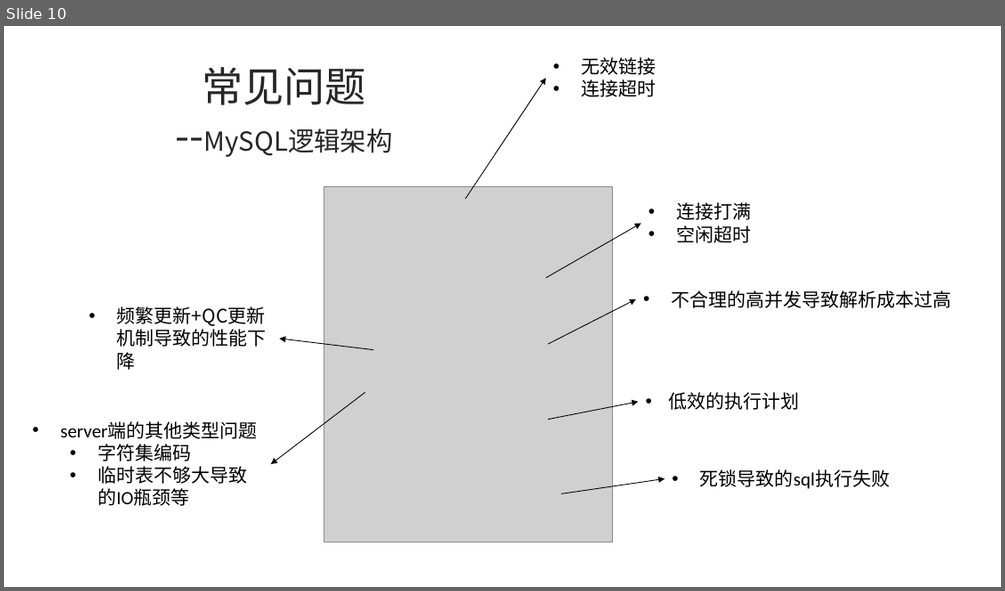
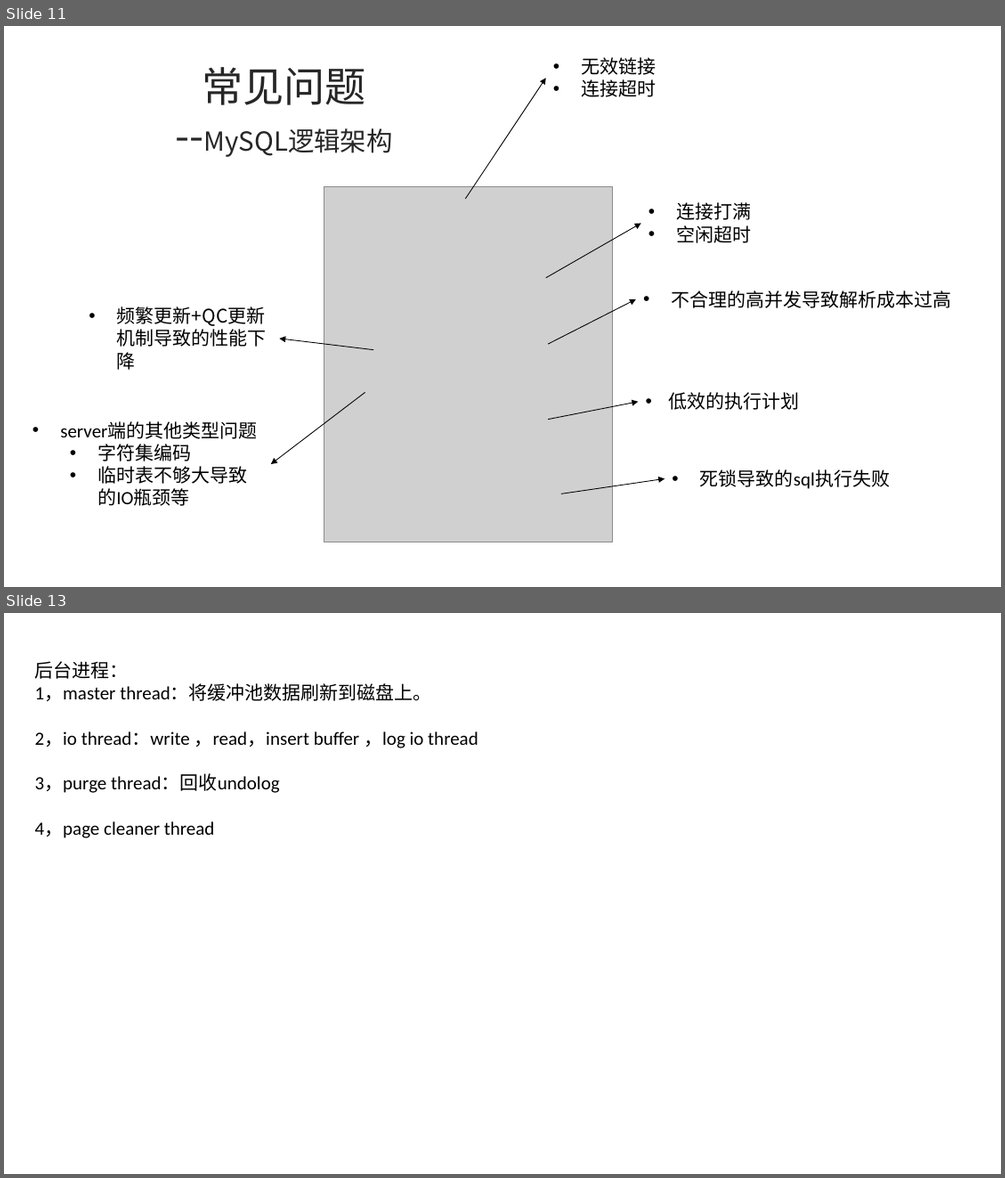
Before and after one commit to ronghuaihai/sharefiles, a slide deck: 数据库演示.pptx. Shown one above the other, each under a label of ours: slide 10 before the commit, slides 11 and 13 after it; the slides between them are not shown. The pictures are 1005x591 and 1005x1178 pixels, drawn with LibreOffice and Linux fonts; fonts in the diff are those of the drawing; grey boxes stand for pictures; background and template pictures are left out. Boxes give left, top, right and bottom in pixels: in the first picture for what was removed or moved away, otherwise in the second. Text is boxed around its words. In the diff, an @@ line names an element or a change of style, - is before the commit and + after.

```diff
--- a/数据库演示.pptx
+++ b/数据库演示.pptx
@@ slide 13 added at bbox=[4, 613, 1001, 1174], background picture (left out) @@
@@ text added at bbox=[35, 661, 478, 838], 18 pt, text #000000 @@
+后台进程：
+1，master thread：将缓冲池数据刷新到磁盘上。
+2，io thread：write ，read，insert buffer ，log io thread
+3，purge thread：回收undolog
+4，page cleaner thread
@@ what was slide 10 is now slide 11 @@
```
Also in this commit, not shown: 12 slides changed, 5 other slides added, 3 slides removed, 2 other files.
